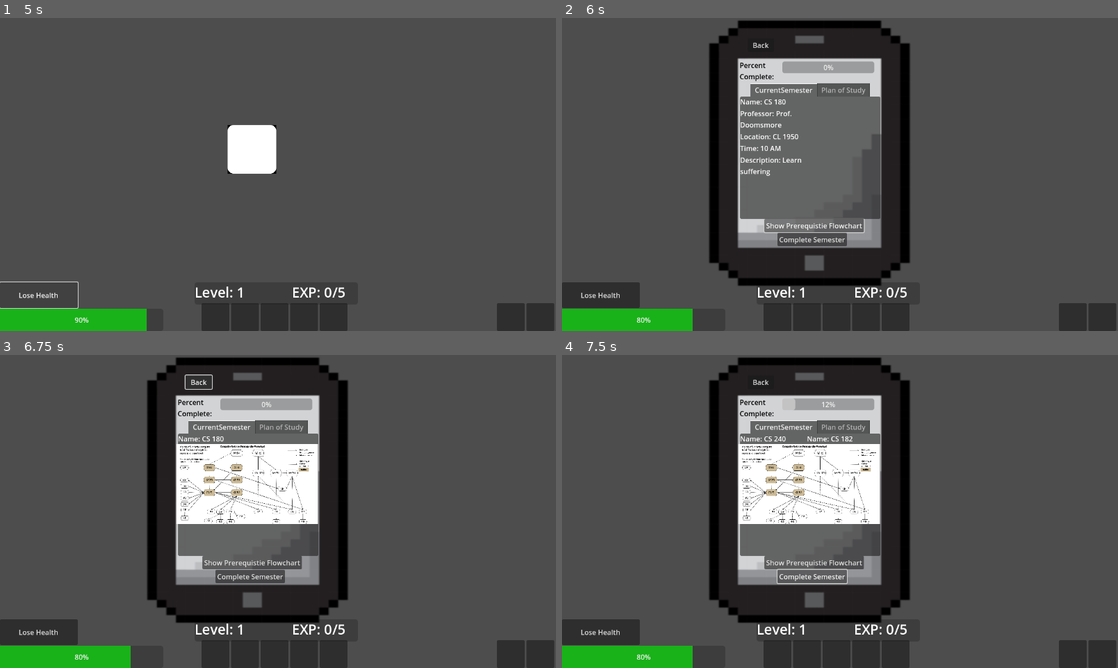
Above: before the commit, frames 1-4 (two rows, left to right).
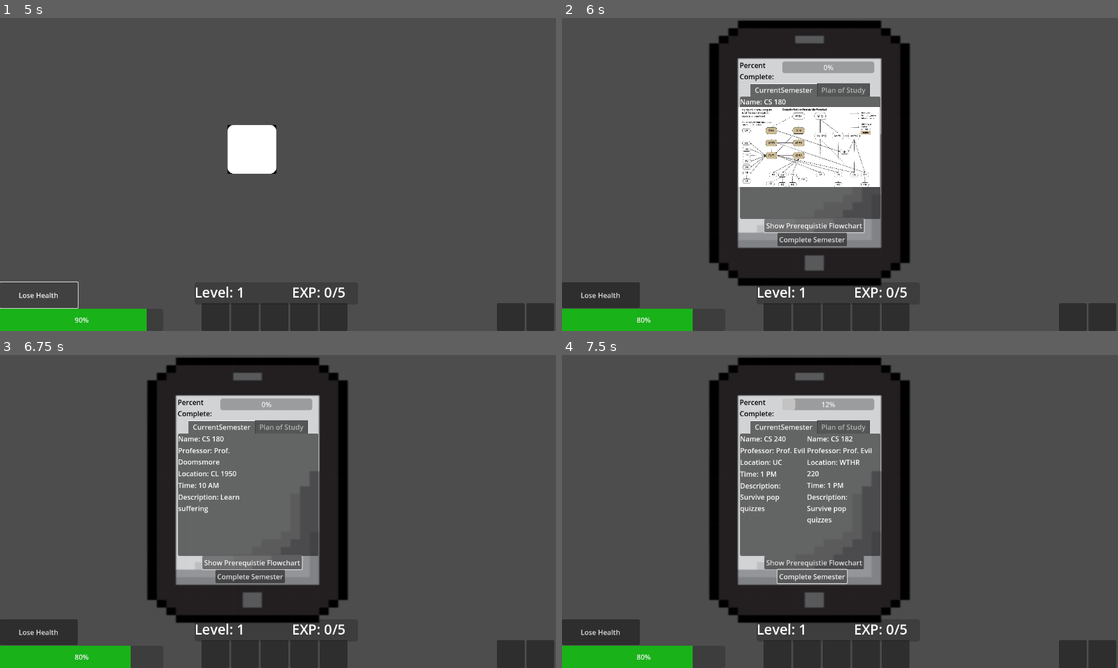
Above: after the commit, the same moments.

Repository: trex414/Profpocalypse-Purdue-Edition
Game: Godot game, scene res://test_main.tscn
Same seed, same stepped clock (60 frames per second), same inputs: the game is played once before the commit and once after it.
Inputs (mouse positions are in pixels of both pictures, inside the frame that each line leads up to):
- Up to frame 1 (5 s): click (216, 318) at 0.52 s; click (244, 318) at 1.27 s; click (272, 318) at 2 s; click (305, 318) at 2.75 s; click (333, 318) at 3.5 s; click "Lose Health" at 4.25 s
- Up to frame 2 (6 s): tap Enter at 5 s; move the mouse to (962, 158) at 5.02 s; hold D (move_right) 5.03-5.75 s; tap C (courses_information) at 5.1 s; click "Show Prerequistie Flowchart" at 5.75 s
- Up to frame 3 (6.75 s): click "Back" (after the commit: "Show Prerequistie Flowchart") at 6.5 s
- Up to frame 4 (7.5 s): click "Complete Semester" at 7.25 s

Frame 1 is identical in both runs. In frame 2, 6.3% of the frame differs, in the area x 31-58%, y 7-54%; in frame 3, 6.5%, in the area x 31-58%, y 6-69%; in frame 4, 6.3%.

Commit message:
Fixed prerequistite flow chart button

Diff:
--- a/MajorInformation/Scenes/MajorInformation.tscn
+++ b/MajorInformation/Scenes/MajorInformation.tscn
@@ -52,7 +52,7 @@
 Complete:"
 label_settings = SubResource("LabelSettings_42e1n")
 
-[node name="PrerequisiteFlowchart2" type="Button" parent="CanvasLayer/Panel"]
+[node name="PrerequisiteFlowchart" type="Button" parent="CanvasLayer/Panel"]
 layout_mode = 0
 offset_left = 59.0
 offset_top = 370.0
@@ -67,14 +67,6 @@
 offset_right = 249.0
 offset_bottom = 433.0
 text = "Complete Semester"
-
-[node name="PrerequisiteFlowchartButton" type="Button" parent="CanvasLayer/Panel"]
-layout_mode = 0
-offset_left = 20.0
-offset_top = -45.0
-offset_right = 81.0
-offset_bottom = -14.0
-text = "Back"
 
 [node name="TabContainer" type="TabContainer" parent="CanvasLayer/Panel"]
 layout_mode = 0
--- a/MajorInformation/Script/majorInformation.gd
+++ b/MajorInformation/Script/majorInformation.gd
@@ -37,7 +37,7 @@
 @onready var grid_container = $CanvasLayer/Panel/TabContainer/CurrentSemester
 @onready var CompleteSemester = $CanvasLayer/Panel/CompleteSemester
 @onready var progress_bar = $CanvasLayer/Panel/ProgressBar
-@onready var PrerequisiteFlowchartButton = $CanvasLayer/Panel/PrerequisiteFlowchartButton
+@onready var PrerequisiteFlowchartButton = $CanvasLayer/Panel/PrerequisiteFlowchart
 
 func _ready():
 	update_display()
Not shown, changed: MajorInformation/.DS_Store
